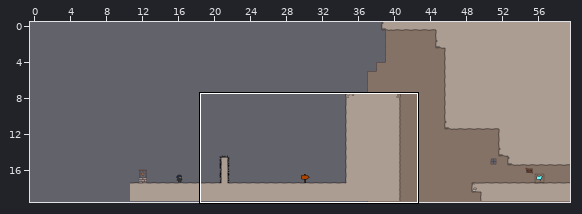
An edit to a level. Tiled map, raw/levelconverter/maps/l06.tmx. The first picture is a wide view before the edit; the outline marks the close-up.
Close-up. As it was:
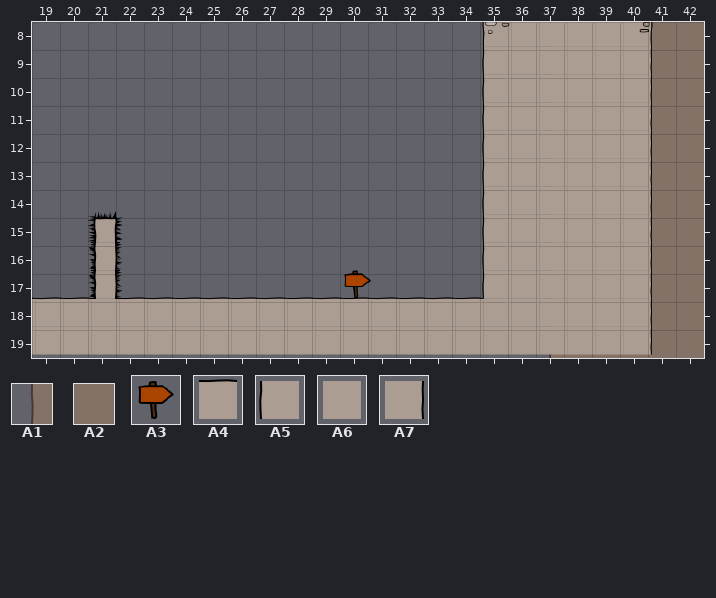
Cells are 40x40 px. Shown: x 19..42, y 8..19. The commit also changed other parts of the map, which this record leaves out. The old version is drawn lined up with the new one.
Key: from "background": A1 8, A2 9; from "world1": A3 1, A4 33, A5 40, A6 41, A7 42.
__ is an empty cell.
Layers that did not change in this view are not listed.
Layer "bg" before, first column x 19:
12 __ __ __ __ __ __ __ __ __ __ __ __ __ __ __ __ __ __ A1 A2 A2 A2 A2 A2
13 __ __ __ __ __ __ __ __ __ __ __ __ __ __ __ __ __ __ A1 A2 A2 A2 A2 A2
14 __ __ __ __ __ __ __ __ __ __ __ __ __ __ __ __ __ __ A1 A2 A2 A2 A2 A2
15 __ __ __ __ __ __ __ __ __ __ __ __ __ __ __ __ __ __ A1 A2 A2 A2 A2 A2
16 __ __ __ __ __ __ __ __ __ __ __ __ __ __ __ __ __ __ A1 A2 A2 A2 A2 A2
17 __ __ __ __ __ __ __ __ __ __ __ __ __ __ __ __ __ __ A1 A2 A2 A2 A2 A2
18 __ __ __ __ __ __ __ __ __ __ __ __ __ __ __ __ __ __ A1 A2 A2 A2 A2 A2
19 __ __ __ __ __ __ __ __ __ __ __ __ __ __ __ __ __ __ A1 A2 A2 A2 A2 A2
Layer "walls" before, first column x 19:
16 __ __ __ __ __ __ __ __ __ __ __ __ __ __ __ __ A5 A6 A6 A6 A6 A7 __ __
17 __ __ __ __ __ __ __ __ __ __ __ A3 __ __ __ __ A5 A6 A6 A6 A6 A7 __ __
18 A4 A4 A6 A4 A4 A4 A4 A4 A4 A4 A4 A4 A4 A4 A4 A4 A6 A6 A6 A6 A6 A7 __ __
19 A6 A6 A6 A6 A6 A6 A6 A6 A6 A6 A6 A6 A6 A6 A6 A6 A6 A6 A6 A6 A6 A7 __ __
And afterwards:
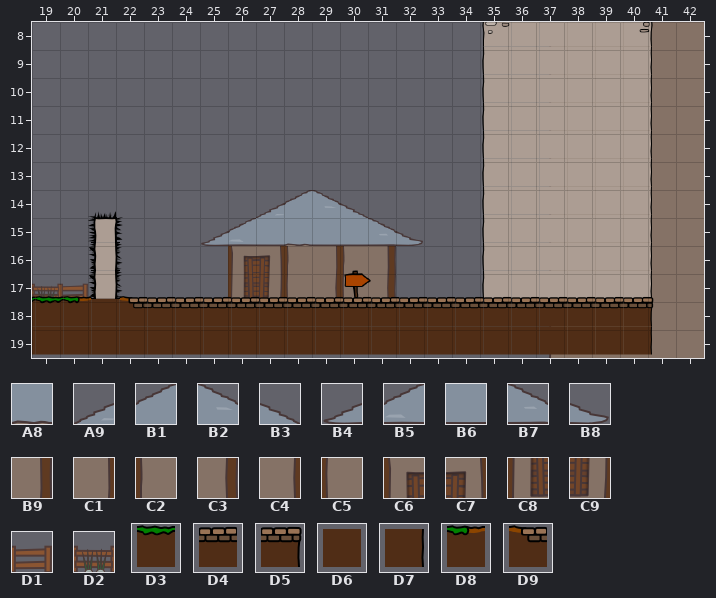
Further tiles: from "background": A8 55, A9 59, B1 60, B2 62, B3 63, B4 67, B5 68, B6 69, B7 70, B8 71, B9 84, C1 86, C2 87, C3 92, C4 94, C5 95, C6 97, C7 98, C8 105, C9 106, D1 150, D2 179; from "world1": D3 65, D4 69, D5 70, D6 77, D7 78, D8 101, D9 108.
The edit:
{"change": "map size 49x20 -> 60x20 cells (old content now starts at 11,0; both pictures use the new coordinates)"}
{"where": "layer \"bg\""}
{"y":14,"x":27,"old":"__ __ __ __","new":"A9 B1 B2 B3"}
{"y":15,"x":25,"old":"__ __ __ __ __ __ __ __","new":"B4 B5 B6 A8 B6 B6 B7 B8"}
{"y":16,"x":26,"old":"__ __ __ __ __ __","new":"C6 C7 C2 C1 C2 B9"}
{"y":17,"x":19,"old":"__ __","new":"D2 D1"}
{"y":17,"x":26,"old":"__ __ __ __ __ __","new":"C8 C9 C5 C4 C5 C3"}
{"where": "layer \"walls\""}
{"y":18,"x":19,"old":"A4 A4 A6 A4 A4 A4 A4 A4 A4 A4 A4 A4 A4 A4 A4 A4 A6 A6 A6 A6 A6 A7","new":"D3 D8 D6 D9 D4 D4 D4 D4 D4 D4 D4 D4 D4 D4 D4 D4 D4 D4 D4 D4 D4 D5"}
{"y":19,"x":19,"old":"A6 A6 A6 A6 A6 A6 A6 A6 A6 A6 A6 A6 A6 A6 A6 A6 A6 A6 A6 A6 A6 A7","new":"D6 D6 D6 D6 D6 D6 D6 D6 D6 D6 D6 D6 D6 D6 D6 D6 D6 D6 D6 D6 D6 D7"}
{"label":"changed","picture_box":[32,190,654,355]}
